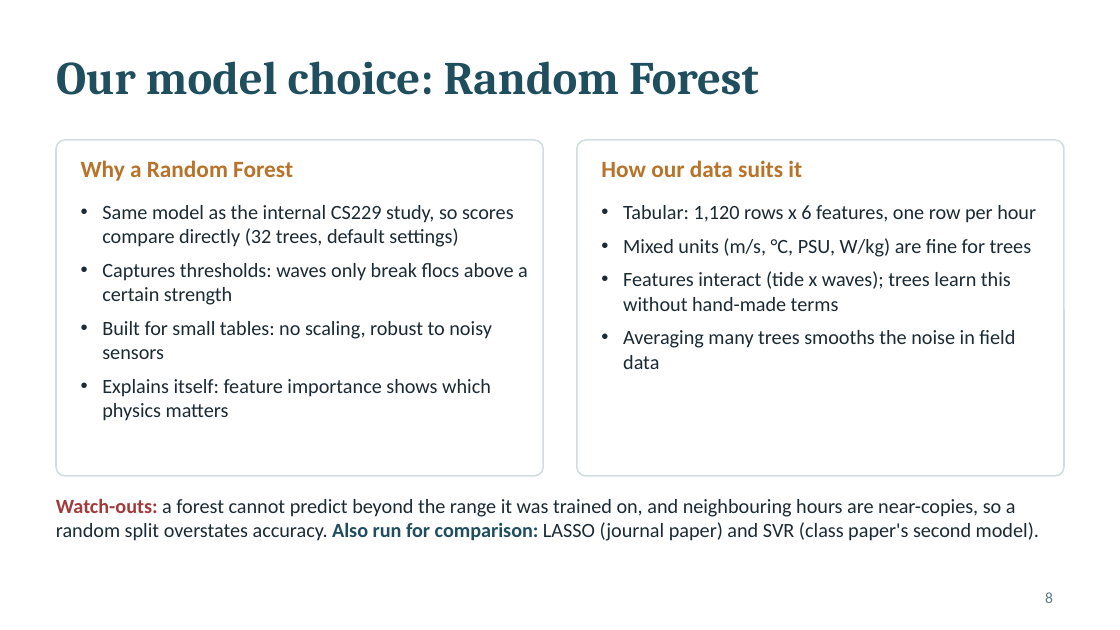
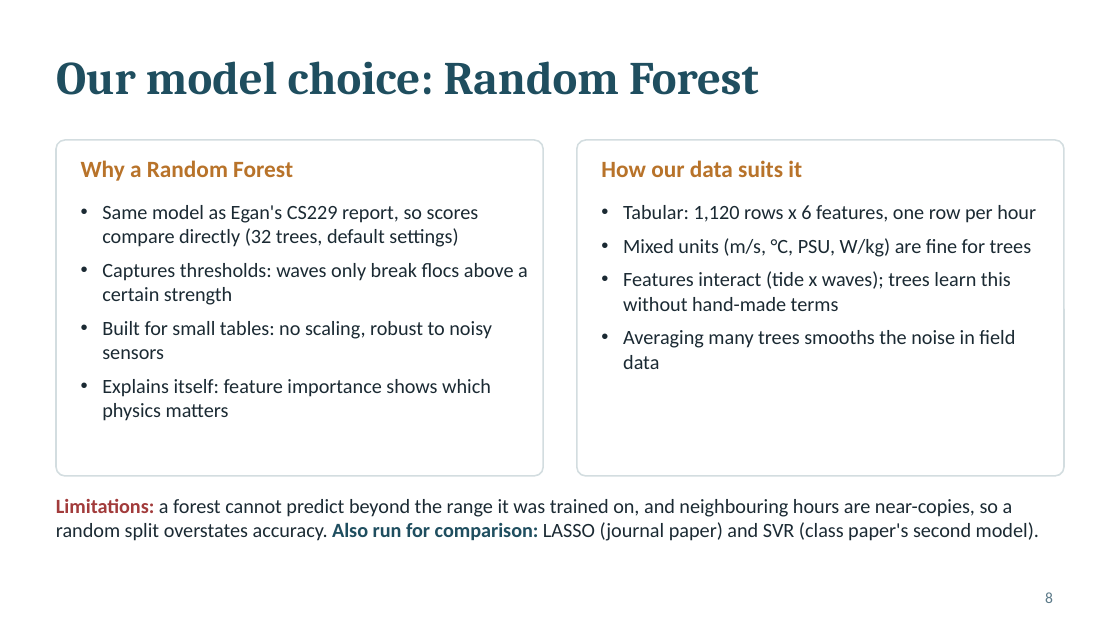
Before and after one commit to armaanyt07-jpg/floc_study, a slide deck: slide 8 of deliverables/Floc_Size_Prediction_Slides.pptx. Drawn at 1120x630 pixels with LibreOffice and Linux fonts; fonts in the diff are those of the drawing. Boxes give left, top, right and bottom in pixels: in the first picture for what was removed or moved away, otherwise in the second. Text is boxed around its words. In the diff, an @@ line names an element or a change of style, - is before the commit and + after.

```diff
--- a/deliverables/Floc_Size_Prediction_Slides.pptx
+++ b/deliverables/Floc_Size_Prediction_Slides.pptx
@@ text at (x1=102, y1=205, x2=479, y2=247): text changed @@
-• Same model as the internal CS229 study, so scores compare directly (32 trees, default settings)
+• Same model as Egan's CS229 report, so scores compare directly (32 trees, default settings)
@@ text at (x1=56, y1=499, x2=1039, y2=541): text changed @@
-Watch-outs: a forest cannot predict beyond the range it was trained on, and neighbouring hours are near-copies, so a random split overstates accuracy. Also run for comparison: LASSO (journal paper) and SVR (class paper's second model).
+Limitations: a forest cannot predict beyond the range it was trained on, and neighbouring hours are near-copies, so a random split overstates accuracy. Also run for comparison: LASSO (journal paper) and SVR (class paper's second model).
```
Also in this commit, not shown: 7 other slides changed, 16 other files.
